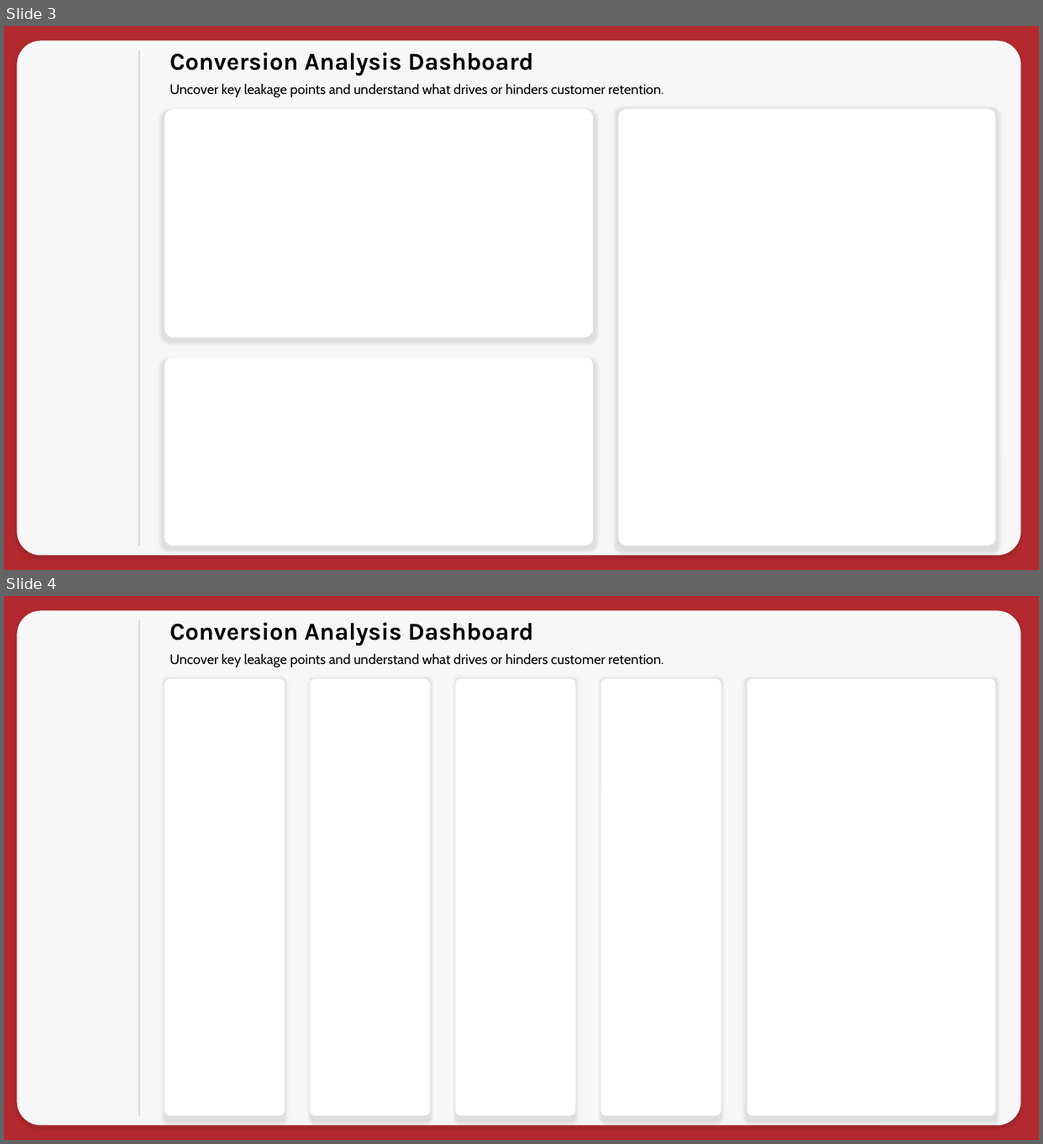
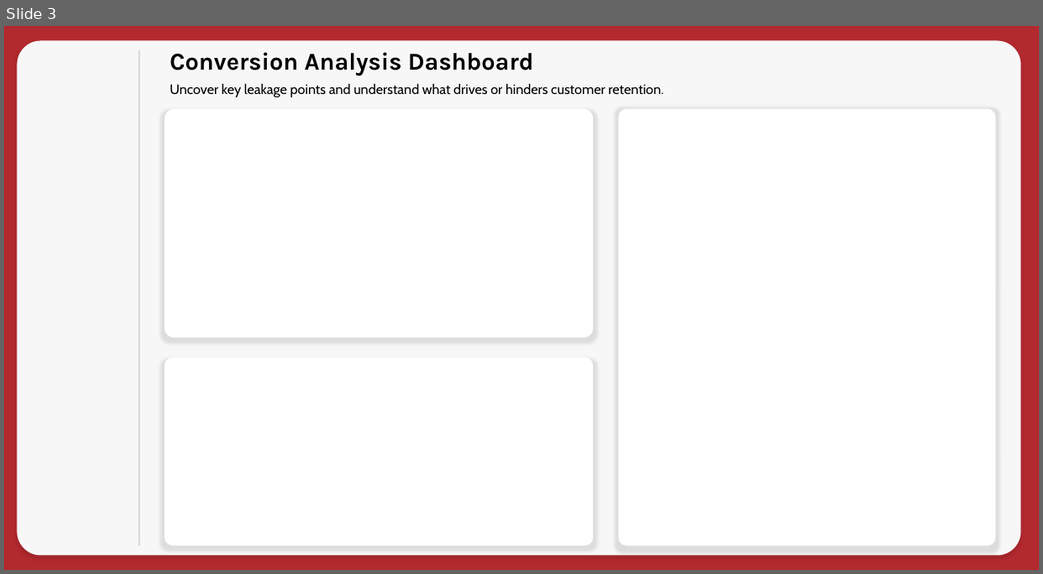
Before and after one commit to Truong2003-tqd/Highlands-Customer-Analysis, a slide deck: Power BI Report/Dashboard Layout.pptx. Shown one above the other, each under a label of ours: slides 3 and 4 before the commit, slide 3 after it. The pictures are 1043x1144 and 1043x574 pixels, drawn with LibreOffice and Linux fonts; fonts in the diff are those of the drawing. Boxes give left, top, right and bottom in pixels: in the first picture for what was removed or moved away, otherwise in the second. Text is boxed around its words. In the diff, an @@ line names an element or a change of style, - is before the commit and + after.

```diff
--- a/Power BI Report/Dashboard Layout.pptx
+++ b/Power BI Report/Dashboard Layout.pptx
@@ slide 4 removed at <box>4,596,1039,1140</box>, background #B2292E @@
@@ rounded rectangle removed at <box>17,611,1021,1126</box> @@
@@ line removed from (139, 620) to (139, 1116) @@
@@ text removed at <box>169,622,663,667</box> @@
-Conversion Analysis Dashboard
-Uncover key leakage points and understand what drives or hinders customer retention.
@@ rounded rectangle removed at <box>164,679,285,1116</box> @@
@@ rounded rectangle removed at <box>310,679,431,1116</box> @@
@@ rounded rectangle removed at <box>456,679,576,1116</box> @@
@@ rounded rectangle removed at <box>601,679,721,1116</box> @@
@@ rounded rectangle removed at <box>747,679,995,1116</box> @@
```
Also in this commit, not shown: 1 slide added, 6 other files.
